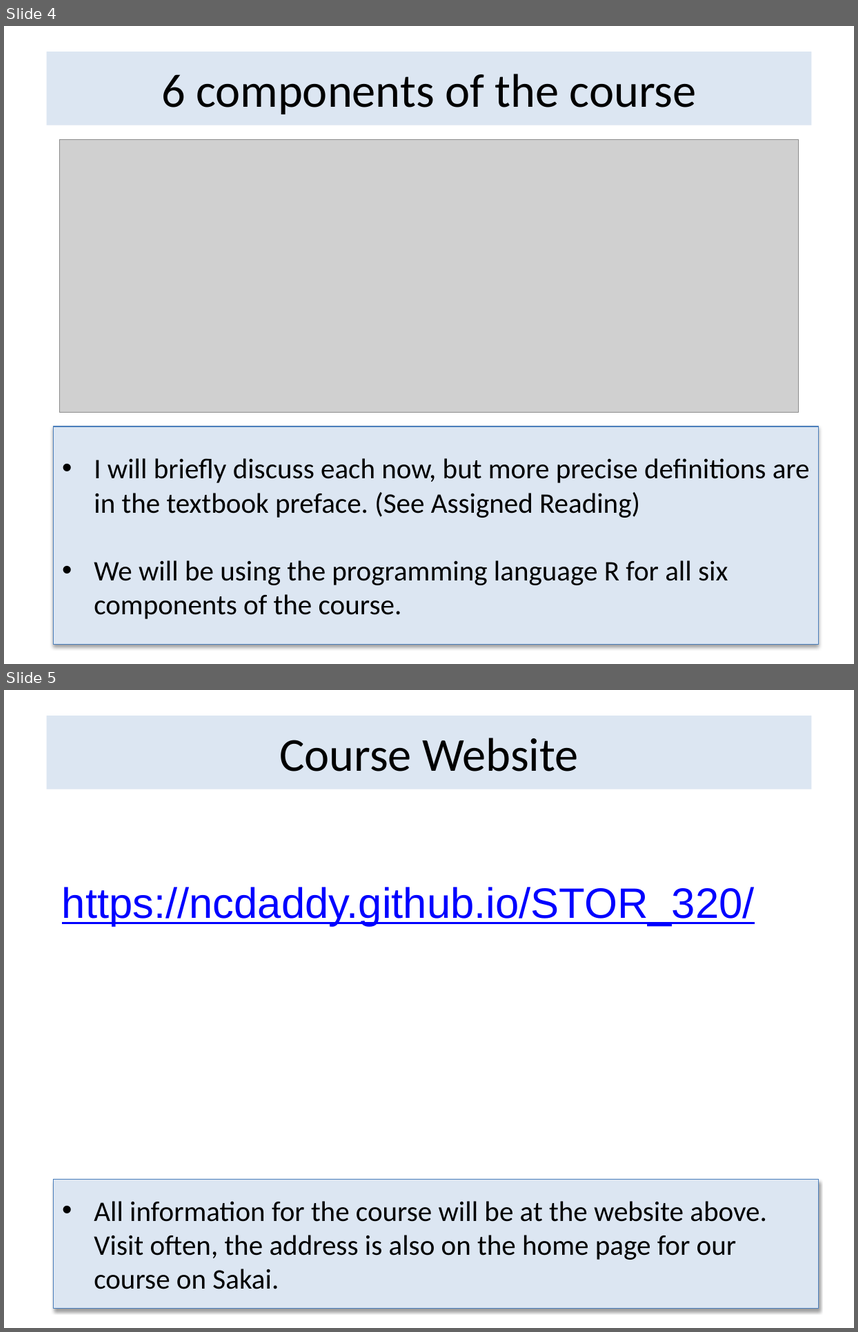
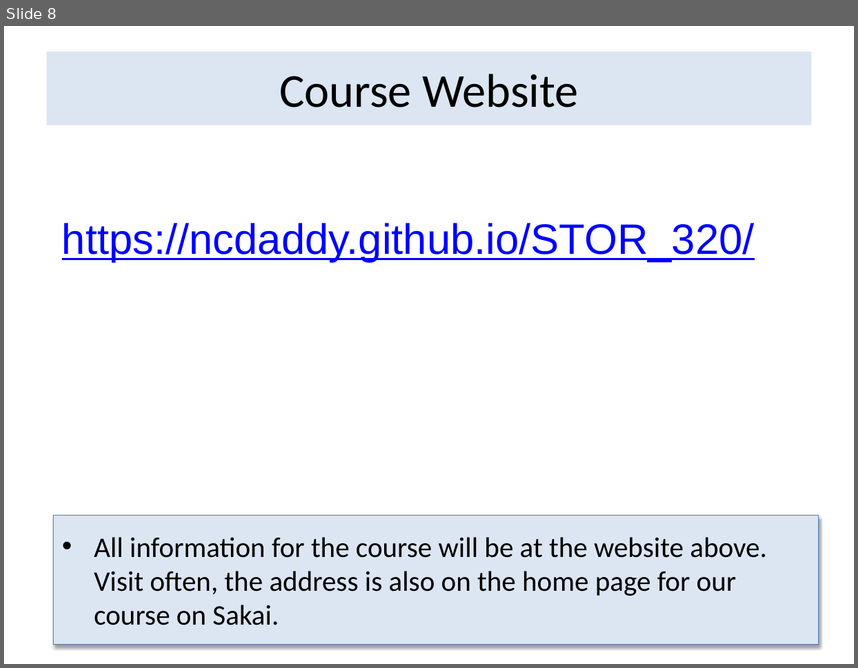
Before and after one commit to Yixf-Self/STOR320_WEBSITE, a slide deck: Lectures/Lecture 1/STOR 320 Lecture 1.pptx. Shown one above the other, each under a label of ours: slides 4 and 5 before the commit, slide 8 after it. The pictures are 858x1332 and 858x668 pixels, drawn with LibreOffice and Linux fonts; fonts in the diff are those of the drawing; grey boxes stand for pictures. Boxes give left, top, right and bottom in pixels: in the first picture for what was removed or moved away, otherwise in the second. Text is boxed around its words. In the diff, an @@ line names an element or a change of style, - is before the commit and + after.

```diff
--- a/Lectures/Lecture 1/STOR 320 Lecture 1.pptx
+++ b/Lectures/Lecture 1/STOR 320 Lecture 1.pptx
@@ slide 4 removed at (4, 26, 854, 664), background #FFFFFF @@
@@ title removed at (47, 52, 811, 125) @@
-6 components of the course
@@ picture removed at (59, 139, 798, 412) @@
@@ rectangle removed at (53, 426, 818, 644) @@
-• I will briefly discuss each now, but more precise definitions are in the textbook preface. (See Assigned Reading)
-• We will be using the programming language R for all six components of the course.
@@ what was slide 5 is now slide 8 @@
```
Also in this commit, not shown: 1 slide changed, 6 slides added, 2 other slides removed, 1 other file.
